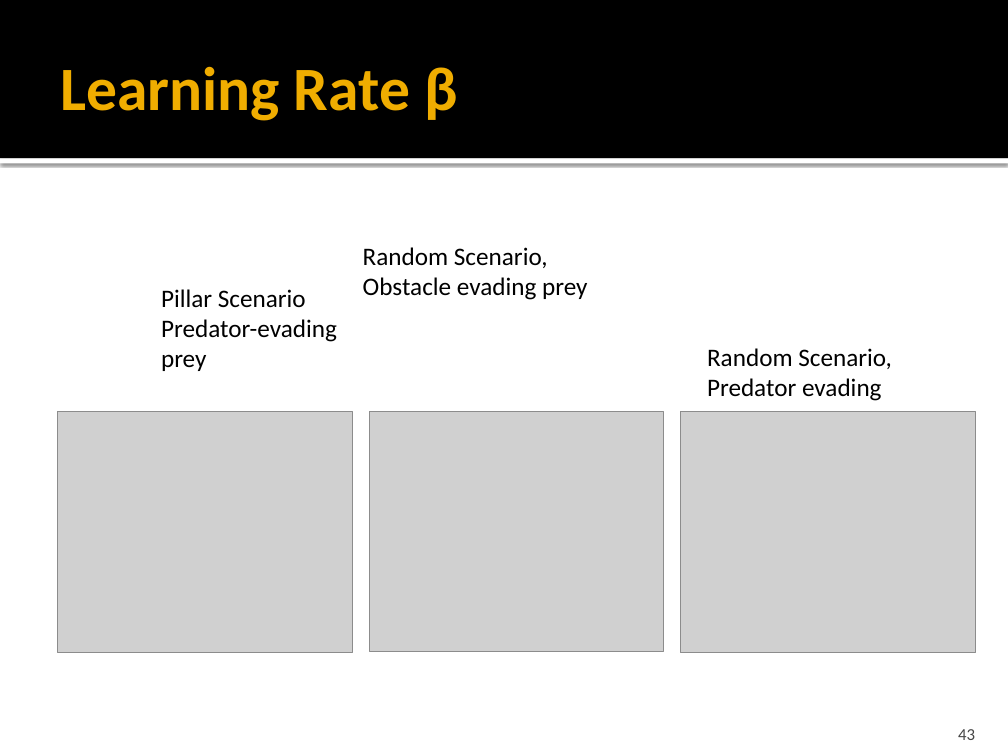
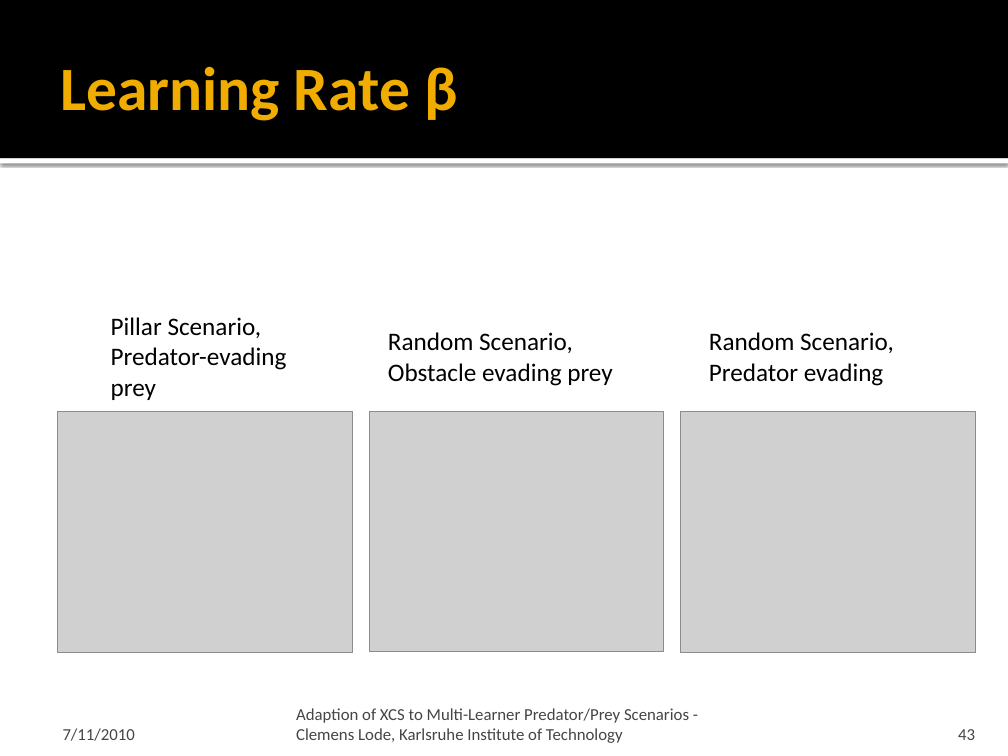
Before and after one commit to ClemensLode/GECCO-XCS-paper, a slide deck: slide 43 of Presentation/Adaption of XCS to Multi-Learner Predator.pptx. Drawn at 1008x756 pixels with LibreOffice and Linux fonts; fonts in the diff are those of the drawing; grey boxes stand for pictures. Boxes give left, top, right and bottom in pixels: in the first picture for what was removed or moved away, otherwise in the second. Text is boxed around its words. In the diff, an @@ line names an element or a change of style, - is before the commit and + after.

```diff
--- a/Presentation/Adaption of XCS to Multi-Learner Predator.pptx
+++ b/Presentation/Adaption of XCS to Multi-Learner Predator.pptx
@@ text at (111,317,287,400): text changed @@
-    Pillar Scenario Predator-evading prey
+    Pillar Scenario, Predator-evading prey
@@ text "Random Scenario, Obstacle evading prey": place and size @@
-text "Random Scenario, Obstacle evading prey" at (363,247,587,300)
+text "Random Scenario, Obstacle evading prey" at (388,332,612,386)
@@ text "Random Scenario, Predator evading": place and size @@
-text "Random Scenario, Predator evading" at (707,348,892,401)
+text "Random Scenario, Predator evading" at (709,332,894,386)
@@ text added at (296,708,689,743), 12 pt, text #454545 @@
+Adaption of XCS to Multi-Learner Predator/Prey Scenarios - Clemens Lode, Karlsruhe Institute of Technology
@@ text added at (63,728,135,741), 12 pt, text #454545 @@
+7/11/2010
```
Also in this commit, not shown: 37 other slides changed, 4 slides added, 4 slides removed, 1 other file.
